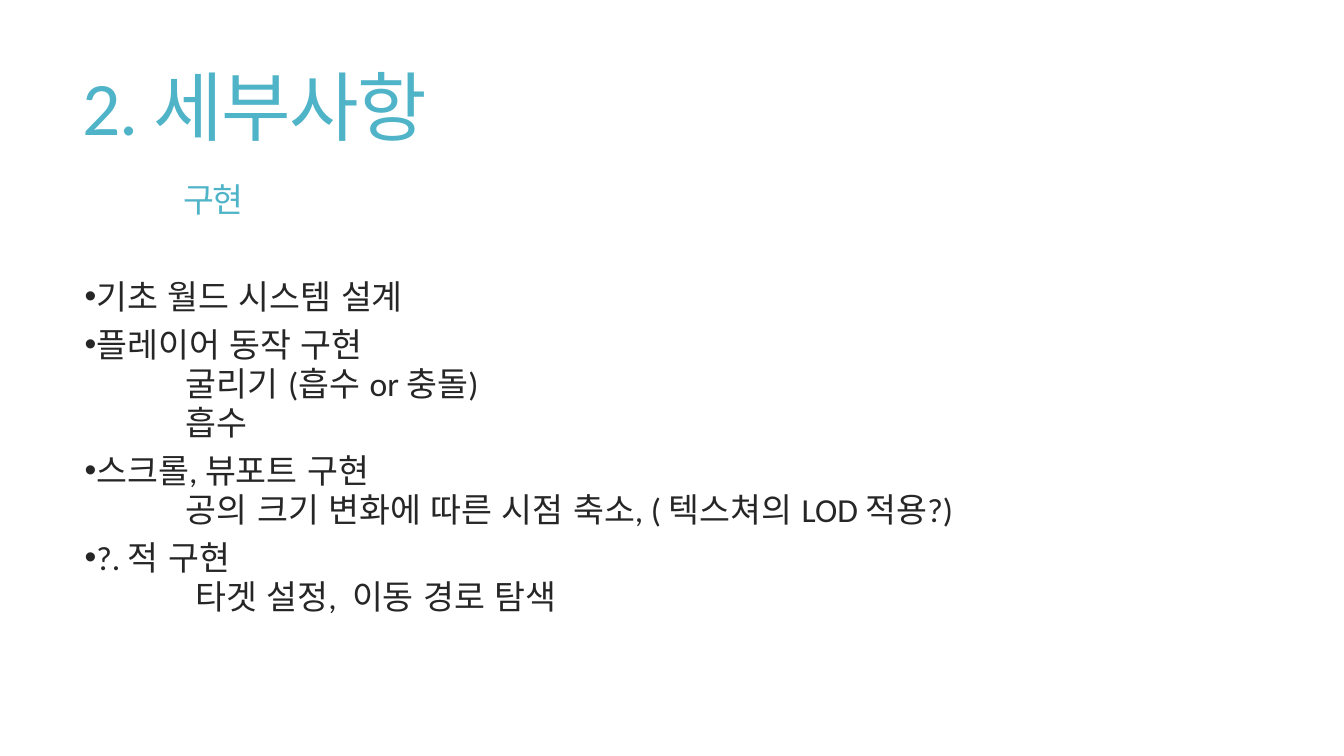
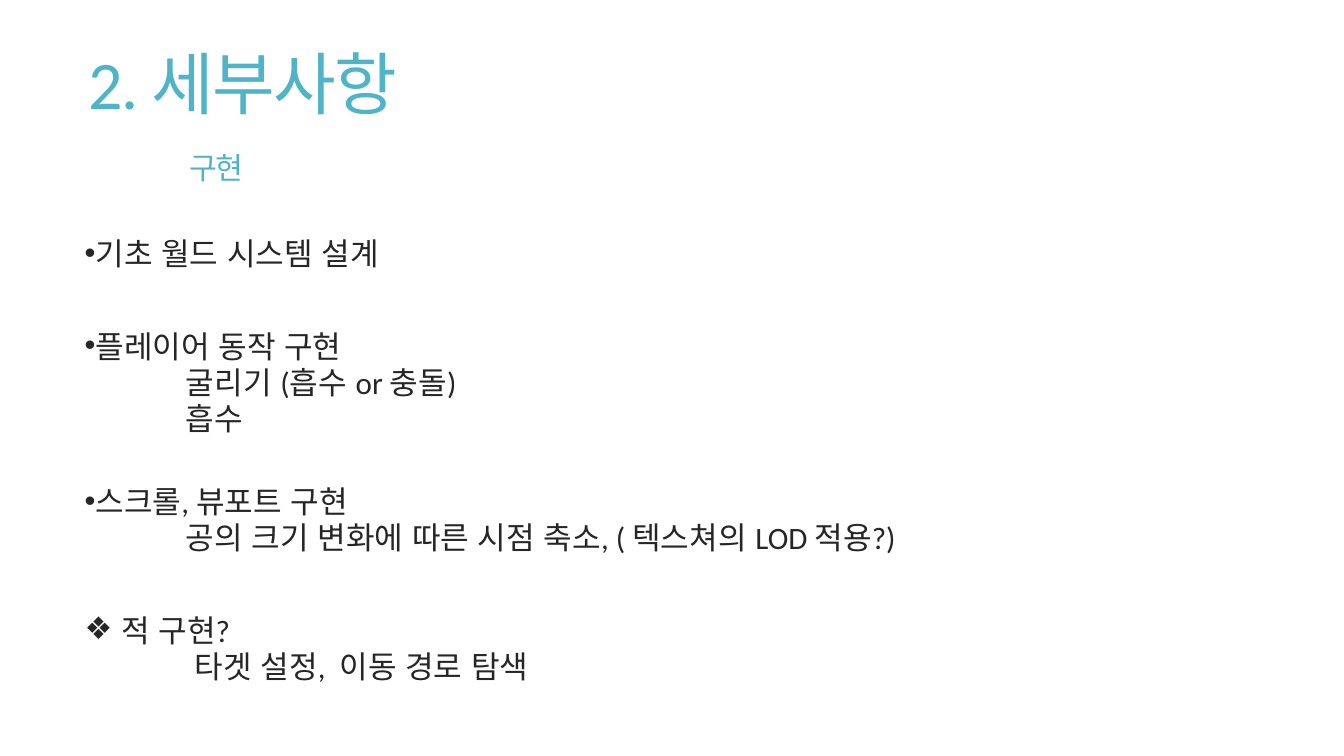
Before and after one commit to Niiok/inha_2021, a slide deck: slide 10 of RollBall/roll_ball.pptx. Drawn at 1344x756 pixels with LibreOffice and Linux fonts; fonts in the diff are those of the drawing. Boxes give left, top, right and bottom in pixels: in the first picture for what was removed or moved away, otherwise in the second. Text is boxed around its words. In the diff, an @@ line names an element or a change of style, - is before the commit and + after.

```diff
--- a/RollBall/roll_ball.pptx
+++ b/RollBall/roll_ball.pptx
@@ title "2. 세부사항 구현" at box(88, 52, 397, 182): size 54 to 48.6 pt in "2. 세부사항"; size 24 to 21.6 pt in "구현" @@
@@ text "기초 월드 시스템 설계": place and size @@
-text "기초 월드 시스템 설계" at box(96, 281, 954, 613)
+text "기초 월드 시스템 설계" at box(95, 239, 896, 682)
@@ text at box(95, 239, 896, 682): size 24 to 22.2 pt @@
@@ text at box(121, 616, 230, 645): text changed; size 24 to 22.2 pt @@
-• ?. 적 구현
+❖ 적 구현?
```
Also in this commit, not shown: 5 other slides changed.
